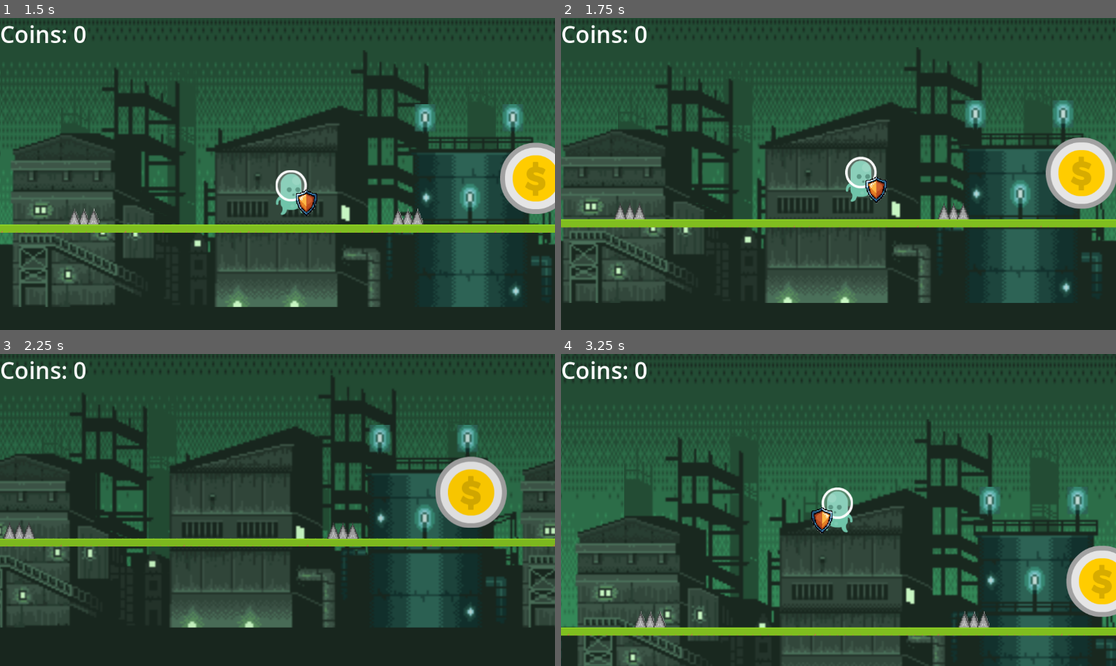
Above: before the commit, frames 1-4 (two rows, left to right).
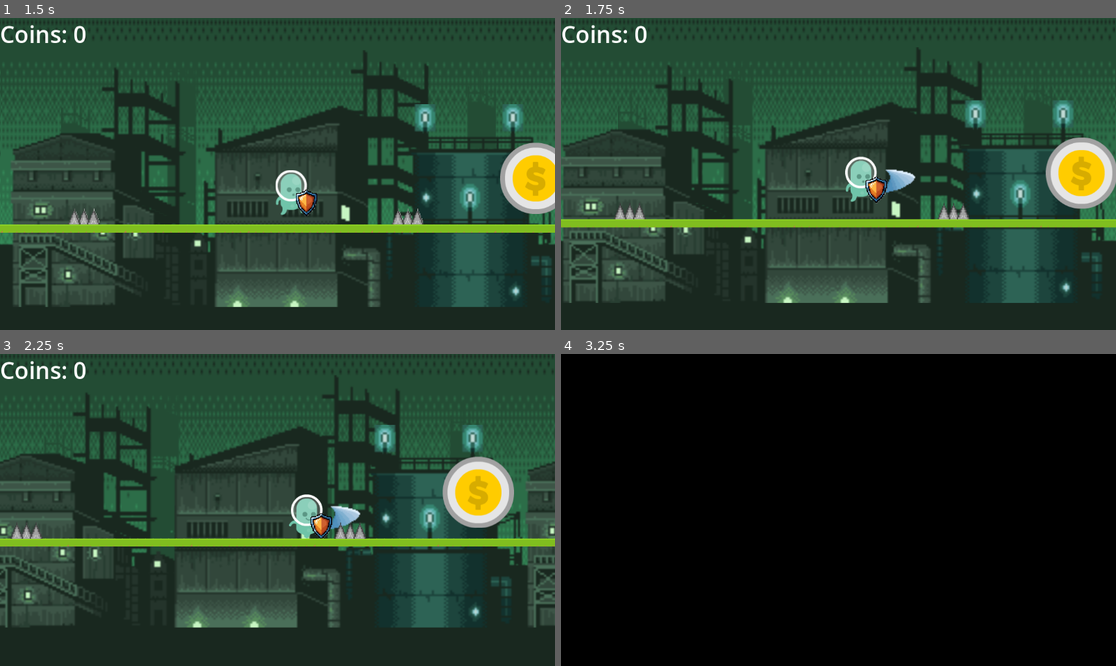
Above: after the commit, the same moments.

Repository: PietPadda/godot-2d-platformer
Game: Godot game, scene res://ui/main_menu.tscn
Two runs of this game, one before a commit and one after it. Both use one fixed random seed, a clock stepped at 60 frames per second and the inputs below.
Inputs:
- Up to frame 1 (1.5 s): click "Play Game" at 0.5 s; tap Enter (ui_accept) at 1.25 s; hold Right (ui_right) from 1.28 s (still down); hold Shift (block) from 1.28 s (still down)
- Up to frame 2 (1.75 s): keep holding Right (ui_right); keep holding Shift (block); tap Enter (ui_accept) at 1.52 s; tap Ctrl (attack, bound only after the commit) at 1.55 s
- Up to frame 3 (2.25 s): keep holding Right (ui_right); release Shift (block) at 2.03 s; tap Ctrl (attack, bound only after the commit) at 2.1 s
- Up to frame 4 (3.25 s): tap Enter (ui_accept) at 2.27 s; tap Shift (block) at 2.3 s; release Right (ui_right) at 2.78 s; hold Left (ui_left) from 2.78 s (still down); hold Shift (block) from 2.78 s (still down); tap Ctrl (attack, bound only after the commit) at 3.05 s

Frame 1 is identical in both runs. In frame 2, 0.3% of the frame differs, in the area x 58-64%, y 48-57%; in frame 3, 12%; in frame 4, 100%, in the area x 0-100%, y 0-100%.

Commit message:
feat(player): implement visual slash attack animation

Diff:
--- a/godot-2d-platformer/player/player.gd
+++ b/godot-2d-platformer/player/player.gd
@@ -6,6 +6,7 @@
 # ready nodes
 @onready var sfx_player = $SFXPlayer
 @onready var shield = $Shield
+@onready var slash_effect = $SlashEffect
 
 # constants
 const SPEED = 500.0 # float
@@ -17,6 +18,7 @@
 # variables
 var jumps_left = 0 # init no jumps
 var is_blocking = false # init non-blocking mode
+var is_slashing = false # init non-slashing mode
 
 # paths
 const JUMP_SOUND = preload("res://assets/audio/player/jump.wav")
@@ -44,56 +46,78 @@
 	if Input.is_action_just_released("ui_accept") and velocity.y < 0:
 		velocity.y = JUMP_VELOCITY * 0 # stop all momentum
 
+	# ATTACK
+	# attack on button and animation has reset
+	if Input.is_action_just_pressed("attack") and not is_slashing:
+		# stop running if on ground
+		if is_on_floor():
+			velocity.x = 0 # stop in tracks
+
+		is_slashing = true # set slash mode
+		slash_effect.visible = is_slashing # visible if slash pressed
+
 	# HORISONTAL MOVEMENT AND BLOCKING
+	# capture horisontal speed
+	var current_speed = SPEED
+
 	# block on input
 	is_blocking = Input.is_action_pressed("block") # true if input
-	shield.visible = is_blocking # visible if block held
+	if not is_slashing: # cannot block if slashing
+		shield.visible = is_blocking # visible if block held
 
-	# capture horisontal speed
-	var current_speed = SPEED
-	if is_blocking:
-		current_speed = SPEED * 0.4 # reduced speed when blocking
+		# modify speed if blocking
+		if is_blocking:
+			current_speed = SPEED * 0.4 # reduced speed when blocking
 
 	# get left/right input
 	# Input.get_axis() returns a value between -1 and 1.
 	var direction = Input.get_axis("ui_left", "ui_right")
 
-	# left/right movement
-	if direction != 0: # if dir applied
-		velocity.x = direction * current_speed # add hor speed
-	else: # no left/right input
-		velocity.x = 0 # stop if no left/right
+	if not is_slashing: # cannot move if slashing
+		# left/right movement
+		if direction != 0: # if dir applied
+			velocity.x = direction * current_speed # add hor speed
+		else: # no left/right input
+			velocity.x = 0 # stop if no left/right
 
 	# ANIMATION & VISUALS
 	if direction != 0: # if dir applied
 		$AnimatedSprite2D.flip_h = direction < 0 # flip if going left
 
 	# set player animation state
-	# jump/fall
+	# jump/fall animation
 	if not is_on_floor(): # if in air
 		$AnimatedSprite2D.play("jump")
-	elif direction != 0: # if running
+	# running animation
+	elif direction != 0:
 		$AnimatedSprite2D.play("run")
-	# TODO: Add blocking animation
-	else: # default
+	# slashing animation
+	elif is_slashing:
+		slash_effect.play("default")
+	# default animation
+	else:
 		$AnimatedSprite2D.play("idle") # idle anim
 
-	# SHIELD SYNC
+	# SHIELD & ATTACK SYNC
 	# ensure shield positioned and flipped correctly
 	var shield_sprite = $Shield.get_node("Sprite2D")
 
-	# match shield to player sprite flip
+	# match animations to player sprite flip
 	shield_sprite.flip_h = $AnimatedSprite2D.flip_h
+	slash_effect.flip_h = $AnimatedSprite2D.flip_h
 
 	# update shield position to be front of  player
-	# get base distance of shield from player.
+	# get base distance of shield/slash from player.
 	var shield_offset_x = abs(shield.position.x)
+	var slash_offset_x = abs(slash_effect.position.x)
 
-	# if player flipped left, move the shield to  left
+	# if player flipped left, flip the shield/slash to left
 	if $AnimatedSprite2D.flip_h:
 		shield.position.x = -shield_offset_x
+		slash_effect.position.x = -slash_offset_x
 	else: # else to right
 		shield.position.x = shield_offset_x
+		slash_effect.position.x = slash_offset_x
 
 	# func that moves the char
 	move_and_slide()
@@ -106,8 +130,13 @@
 # player death animation
 func on_player_died():
 	set_physics_process(false) # stop processing physics
-	$AnimatedSprite2D.hide() #  hide the player.
+	$AnimatedSprite2D.hide() # hide the player
 
 # projectile enter shield hitbox
 func _on_shield_area_entered(area: Area2D) -> void:
 	area.queue_free() # destroys the "area" that entered the hitbox
+
+# slash finished
+func _on_slash_effect_animation_finished() -> void:
+	is_slashing = false # return control to player
+	slash_effect.visible = false # hide again
--- a/godot-2d-platformer/player/player.tscn
+++ b/godot-2d-platformer/player/player.tscn
@@ -10,6 +10,7 @@
 [ext_resource type="Texture2D" uid="uid://cshqpsr4l6y6u" path="res://assets/player/p1_walk01.png" id="7_yllr7"]
 [ext_resource type="Texture2D" uid="uid://di6dq1tv83if2" path="res://assets/player/p1_walk02.png" id="8_kb6p2"]
 [ext_resource type="Texture2D" uid="uid://6hb552114ws1" path="res://assets/player/shield.png" id="10_8t03j"]
+[ext_resource type="Texture2D" uid="uid://don44e5wonytp" path="res://assets/player/sword_slash1.png" id="11_2ieo8"]
 
 [sub_resource type="SpriteFrames" id="SpriteFrames_rkbax"]
 animations = [{
@@ -57,6 +58,45 @@
 radius = 33.0
 height = 88.0
 
+[sub_resource type="AtlasTexture" id="AtlasTexture_ebec5"]
+atlas = ExtResource("11_2ieo8")
+region = Rect2(0, 0, 40, 36)
+
+[sub_resource type="AtlasTexture" id="AtlasTexture_yllr7"]
+atlas = ExtResource("11_2ieo8")
+region = Rect2(40, 0, 40, 36)
+
+[sub_resource type="AtlasTexture" id="AtlasTexture_kb6p2"]
+atlas = ExtResource("11_2ieo8")
+region = Rect2(80, 0, 40, 36)
+
+[sub_resource type="AtlasTexture" id="AtlasTexture_wodsf"]
+atlas = ExtResource("11_2ieo8")
+region = Rect2(120, 0, 40, 36)
+
+[sub_resource type="SpriteFrames" id="SpriteFrames_32hag"]
+animations = [{
+"frames": [{
+"duration": 1.0,
+"texture": SubResource("AtlasTexture_ebec5")
+}, {
+"duration": 1.0,
+"texture": SubResource("AtlasTexture_yllr7")
+}, {
+"duration": 1.0,
+"texture": SubResource("AtlasTexture_kb6p2")
+}, {
+"duration": 1.0,
+"texture": SubResource("AtlasTexture_wodsf")
+}, {
+"duration": 1.0,
+"texture": null
+}],
+"loop": false,
+"name": &"default",
+"speed": 13.0
+}]
+
 [sub_resource type="RectangleShape2D" id="RectangleShape2D_8t03j"]
 size = Vector2(40, 87)
 
@@ -77,6 +117,12 @@
 
 [node name="SFXPlayer" type="AudioStreamPlayer2D" parent="."]
 
+[node name="SlashEffect" type="AnimatedSprite2D" parent="."]
+visible = false
+position = Vector2(71, 0)
+scale = Vector2(2.25, 2.25)
+sprite_frames = SubResource("SpriteFrames_32hag")
+
 [node name="Shield" type="Area2D" parent="."]
 position = Vector2(31, 20)
 collision_mask = 2
@@ -89,4 +135,5 @@
 position = Vector2(3, -17.5)
 shape = SubResource("RectangleShape2D_8t03j")
 
+[connection signal="animation_finished" from="SlashEffect" to="." method="_on_slash_effect_animation_finished"]
 [connection signal="area_entered" from="Shield" to="." method="_on_shield_area_entered"]
--- a/godot-2d-platformer/project.godot
+++ b/godot-2d-platformer/project.godot
@@ -27,6 +27,7 @@
 , Object(InputEventKey,"resource_local_to_scene":false,"resource_name":"","device":0,"window_id":0,"alt_pressed":false, …(185 unchanged characters)…
 , Object(InputEventKey,"resource_local_to_scene":false,"resource_name":"","device":0,"window_id":0,"alt_pressed":false, …(181 unchanged characters)…
 , Object(InputEventKey,"resource_local_to_scene":false,"resource_name":"","device":-1,"window_id":0,"alt_pressed":false …(183 unchanged characters)…
+, Object(InputEventKey,"resource_local_to_scene":false,"resource_name":"","device":-1,"window_id":0,"alt_pressed":false,"shift_pressed":false,"ctrl_pressed":false,"meta_pressed":false,"pressed":false,"keycode":0,"physical_keycode":4194320,"key_label":0,"unicode":0,"location":0,"echo":false,"script":null)
 ]
 }
 ui_left={
@@ -55,6 +56,11 @@
 "events": [Object(InputEventKey,"resource_local_to_scene":false,"resource_name":"","device":-1,"window_id":0,"alt_press …(195 unchanged characters)…
 ]
 }
+attack={
+"deadzone": 0.2,
+"events": [Object(InputEventKey,"resource_local_to_scene":false,"resource_name":"","device":-1,"window_id":0,"alt_pressed":false,"shift_pressed":false,"ctrl_pressed":false,"meta_pressed":false,"pressed":false,"keycode":0,"physical_keycode":4194326,"key_label":0,"unicode":0,"location":0,"echo":false,"script":null)
+]
+}
 
 [layer_names]
 
Binary file added: godot-2d-platformer/assets/player/sword_slash.png
Binary file added: godot-2d-platformer/assets/player/sword_slash1.png
Not shown: 1 places in godot-2d-platformer/player/player.tscn that only renumber resources
